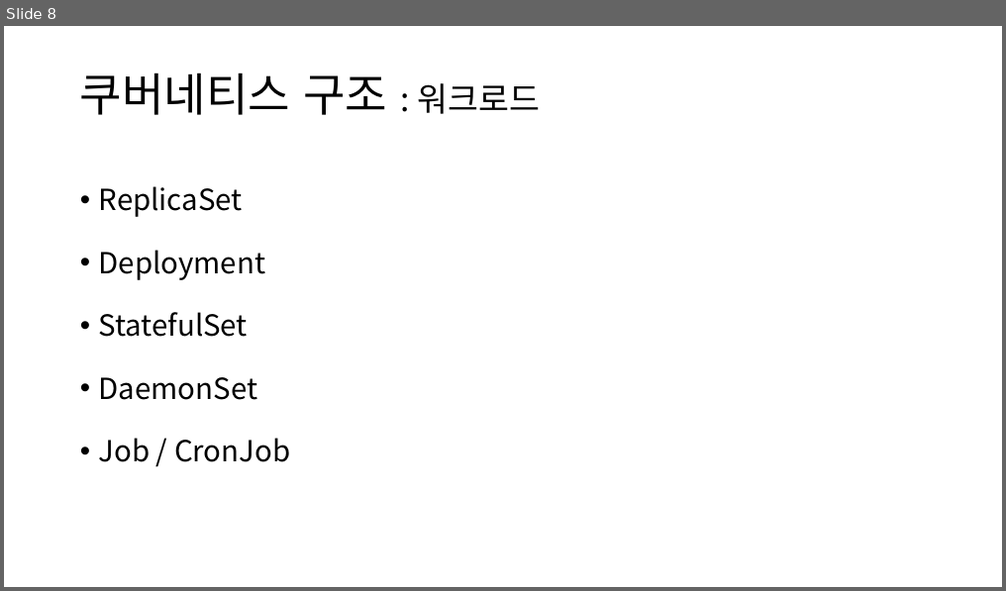
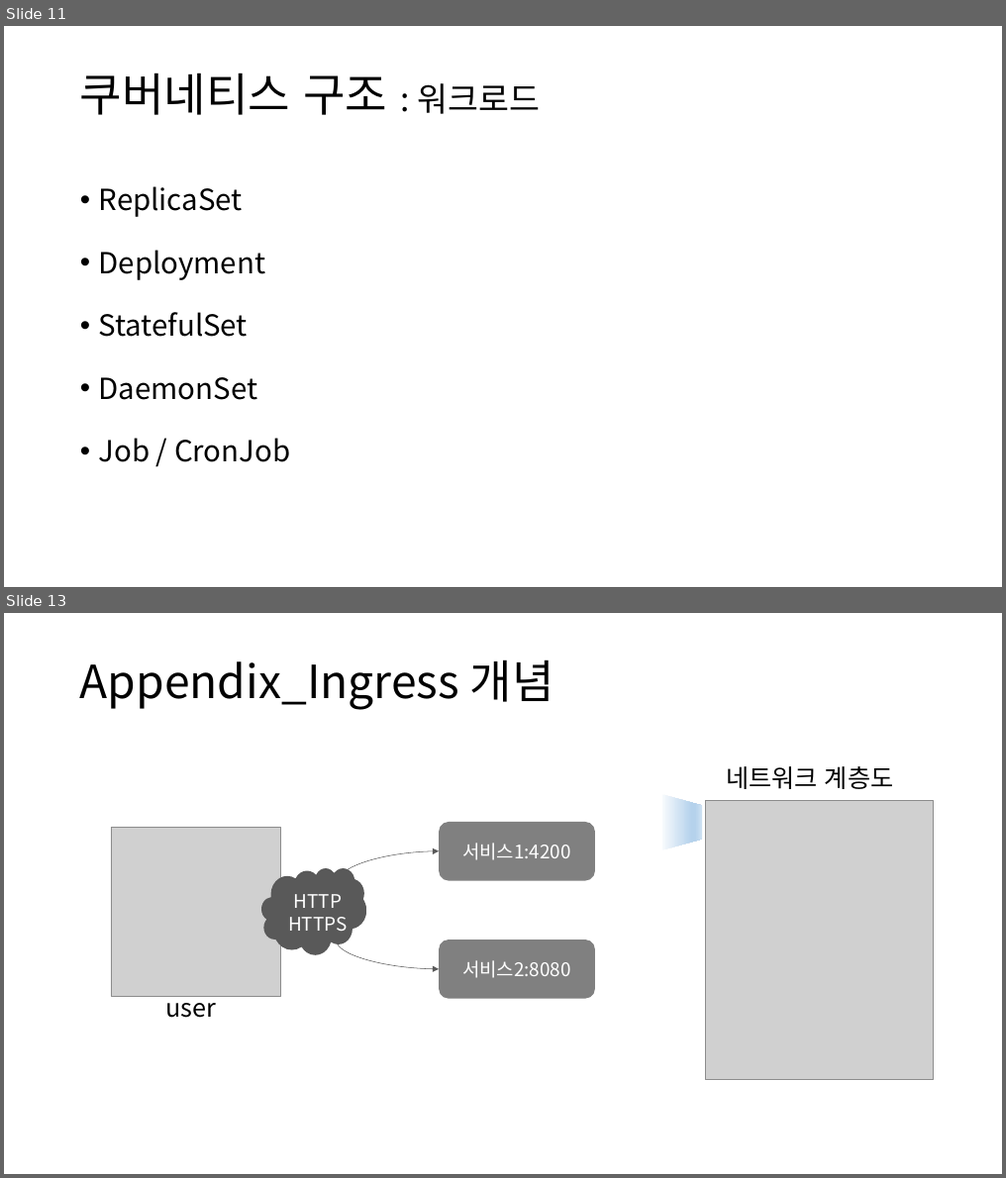
Before and after one commit to truthsj/ds4th_study, a slide deck: source/도커심화_한권으로_배우는_도커_&_쿠버네티스/ch07_쿠버네티스의 기본구조_wooseok.pptx. Shown one above the other, each under a label of ours: slide 8 before the commit, slides 11 and 13 after it; the slides between them are not shown. The pictures are 1006x591 and 1006x1178 pixels, drawn with LibreOffice and Linux fonts; fonts in the diff are those of the drawing; grey boxes stand for pictures; background and template pictures are left out. Boxes give left, top, right and bottom in pixels: in the first picture for what was removed or moved away, otherwise in the second. Text is boxed around its words. In the diff, an @@ line names an element or a change of style, - is before the commit and + after.

```diff
--- a/source/도커심화_한권으로_배우는_도커_&_쿠버네티스/ch07_쿠버네티스의 기본구조_wooseok.pptx
+++ b/source/도커심화_한권으로_배우는_도커_&_쿠버네티스/ch07_쿠버네티스의 기본구조_wooseok.pptx
@@ slide 13 added at (x1=4, y1=613, x2=1002, y2=1174), background #FFFFFF @@
@@ title added at (x1=80, y1=660, x2=554, y2=710), 44 pt, text #000000 @@
+Appendix_Ingress 개념
@@ text added at (x1=726, y1=766, x2=894, y2=789), 24 pt, text #000000 @@
+네트워크 계층도
@@ flow chart manual operation added at (x1=662, y1=794, x2=702, y2=850), fill gradient #F7FAFD to #B5D2EC to #CEE1F2 @@
@@ picture added at (x1=706, y1=801, x2=933, y2=1080) @@
@@ picture added at (x1=111, y1=827, x2=280, y2=996) @@
@@ rounded rectangle added at (x1=439, y1=822, x2=595, y2=881), fill #808080, 18 pt, text gradient #FFFFFF to #595959 @@
+서비스1:4200
@@ curved arrow added from (238, 912) to (439, 852), #595959 0.5 pt @@
@@ cloud added at (x1=261, y1=868, x2=366, y2=956), fill #595959 @@
@@ text added at (x1=288, y1=894, x2=347, y2=931), 18 pt, text gradient #FFFFFF to #595959 @@
+HTTP
+HTTPS
@@ curved arrow added from (271, 912) to (439, 969), #595959 0.5 pt @@
@@ rounded rectangle added at (x1=439, y1=940, x2=595, y2=999), fill #808080, 18 pt, text gradient #FFFFFF to #595959 @@
+서비스2:8080
@@ text added at (x1=165, y1=991, x2=216, y2=1018), 24 pt, text #000000 @@
+user
@@ what was slide 8 is now slide 11 @@
```
Also in this commit, not shown: 3 slides changed, 6 other slides added, 1 slide removed, 36 other files.
